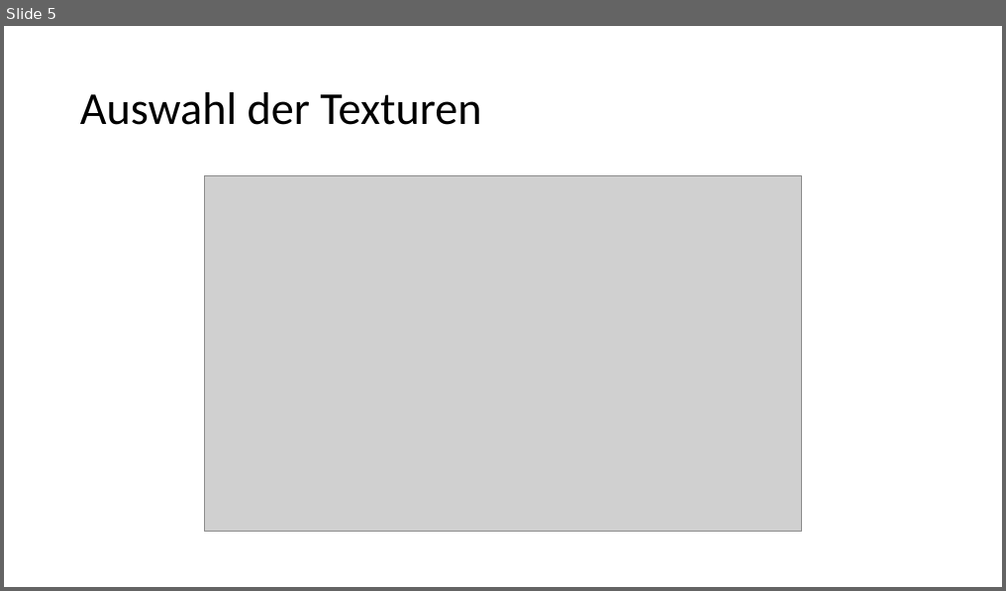
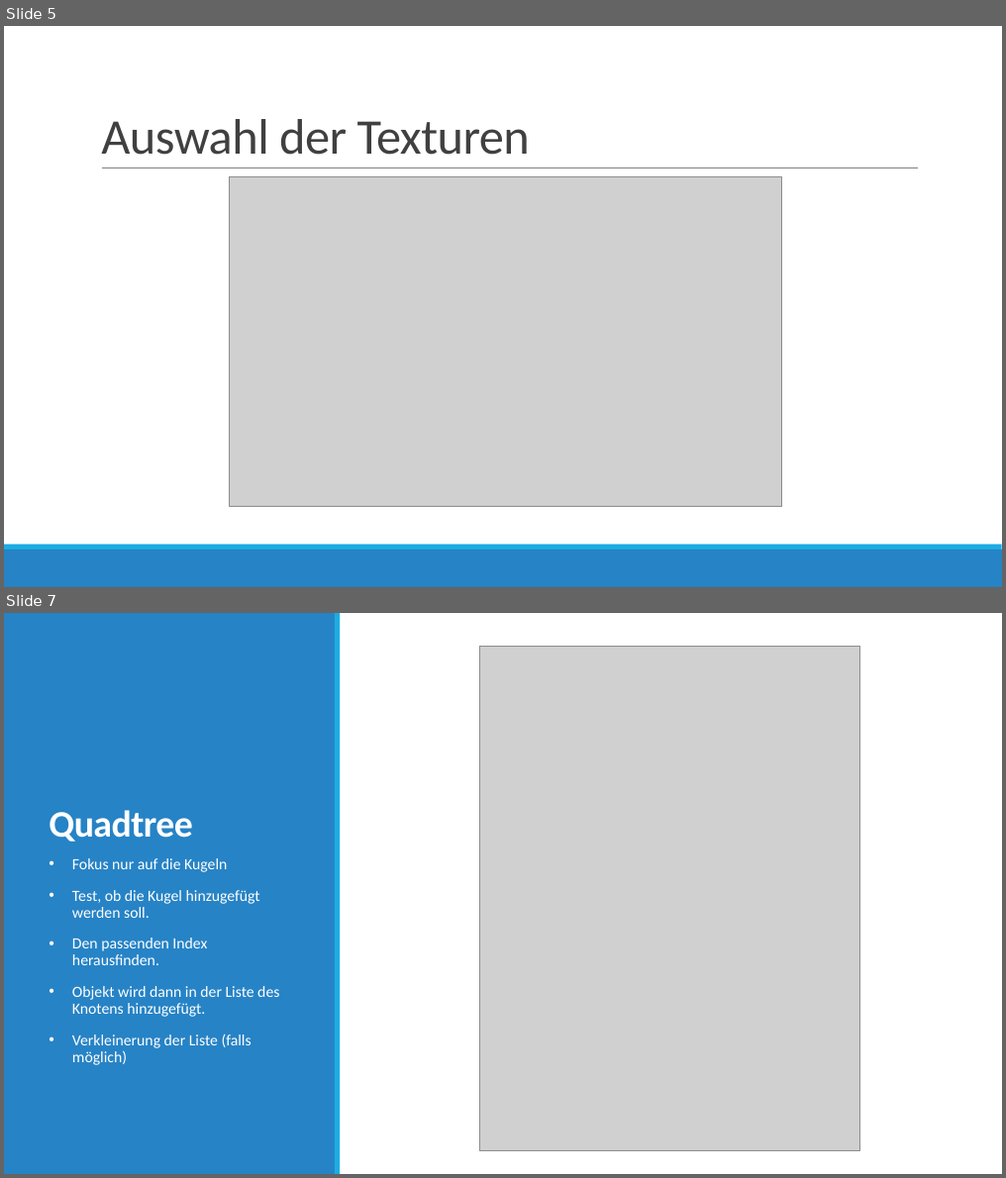
Before and after one commit to JanNiclasRuppenthal/SP_Portfolio01, a slide deck: slides/Portfolio01_Slides.pptx. Shown one above the other, each under a label of ours: slide 5 before the commit, slides 5 and 7 after it; the slides between them are not shown. The pictures are 1006x591 and 1006x1178 pixels, drawn with LibreOffice and Linux fonts; fonts in the diff are those of the drawing; grey boxes stand for pictures. Boxes give left, top, right and bottom in pixels: in the first picture for what was removed or moved away, otherwise in the second. Text is boxed around its words. In the diff, an @@ line names an element or a change of style, - is before the commit and + after.

```diff
--- a/slides/Portfolio01_Slides.pptx
+++ b/slides/Portfolio01_Slides.pptx
@@ slide 7 added at (4,613,1002,1174), background #FFFFFF @@
@@ rectangle added at (4,613,336,1174), fill #2683C6 @@
@@ rectangle added at (335,613,341,1174), fill #1CADE4 @@
@@ picture added at (479,646,860,1152) @@
@@ title added at (49,810,193,842), 36 pt, text #FFFFFF, bold @@
+Quadtree
@@ text added at (72,859,279,1065), 15 pt, text #FFFFFF @@
+• Fokus nur auf die Kugeln
+• Test, ob die Kugel hinzugefügt werden soll.
+• Den passenden Index herausfinden.
+• Objekt wird dann in der Liste des Knotens hinzugefügt.
+• Verkleinerung der Liste (falls möglich)
@@ slide 5 changed as well @@
@@ title "Auswahl der Texturen": place and size @@
-title "Auswahl der Texturen" at (80,92,481,125)
+title "Auswahl der Texturen" at (101,119,530,155)
@@ title "Auswahl der Texturen" at (101,119,530,155): size 44 to 48 pt, text colour #000000 to #404040, letter spacing 0 to -0.5 pt; line spacing 0.9 to 0.85; vertical alignment middle to bottom @@
@@ line added from (102, 169) to (918, 169), #808080 0.5 pt @@
@@ picture: place and size @@
-picture at (205,175,801,532)
+picture at (230,177,781,506)
@@ rectangle added at (4,550,1002,587), fill #2683C6 @@
@@ rectangle added at (4,545,1002,550), fill #1CADE4 @@
```
Also in this commit, not shown: 11 other slides changed, 1 slide removed, 2 other files.
